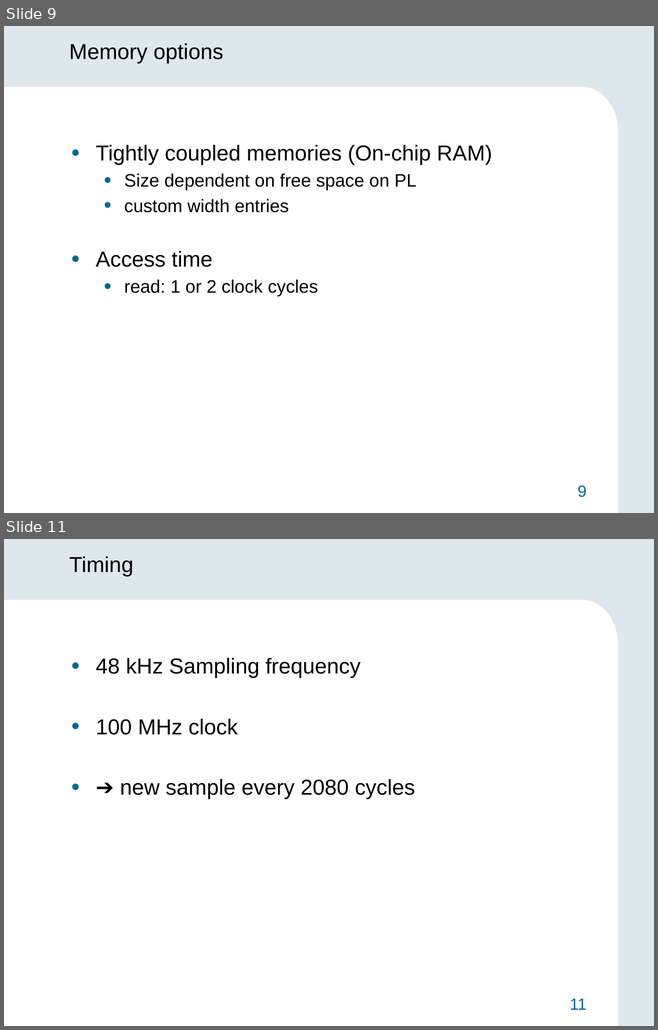
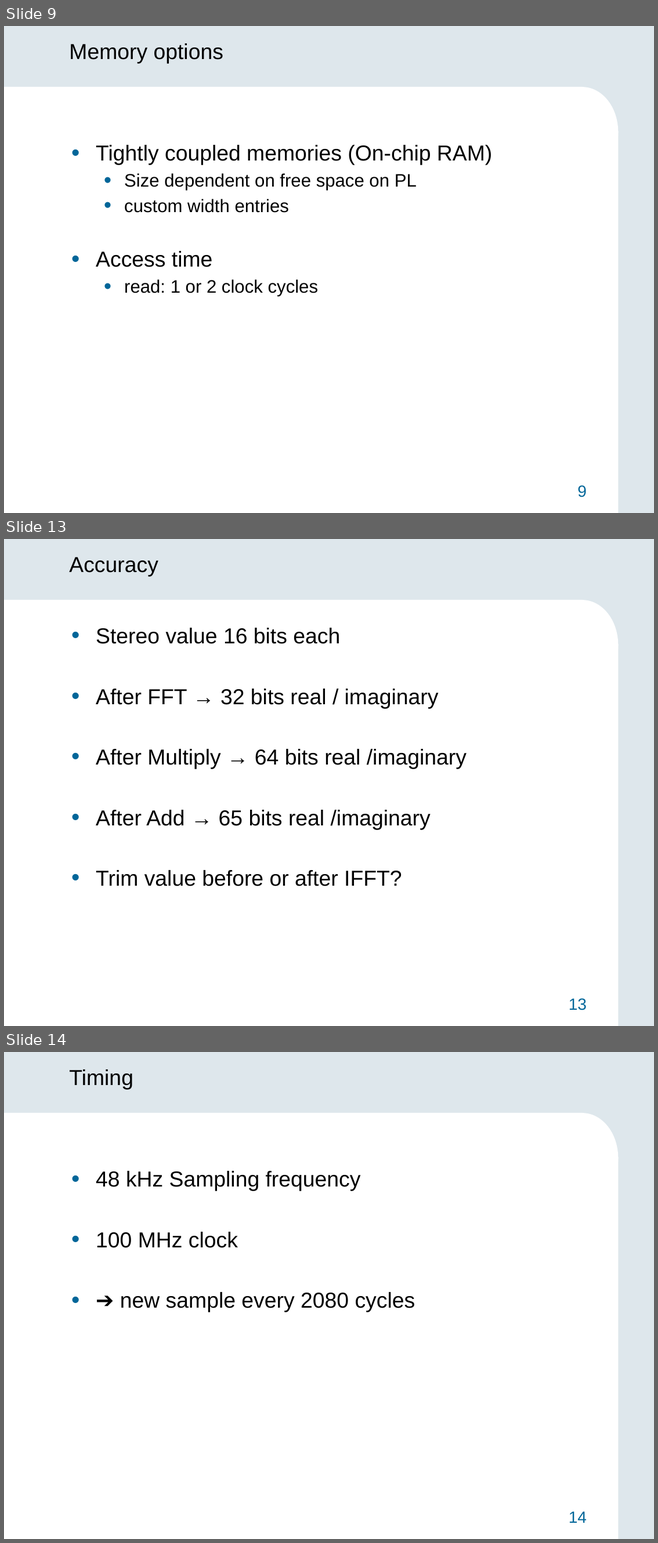
Before and after one commit to 1chor/hw_sw_codesign, a slide deck: Präsentation/Midterm_Präsentation.pptx. Shown one above the other, each under a label of ours: slides 9 and 11 before the commit, slides 9, 13 and 14 after it; the slides between them are not shown. The pictures are 658x1030 and 658x1543 pixels, drawn with LibreOffice and Linux fonts; fonts in the diff are those of the drawing; background and template pictures are left out. Boxes give left, top, right and bottom in pixels: in the first picture for what was removed or moved away, otherwise in the second. Text is boxed around its words. In the diff, an @@ line names an element or a change of style, - is before the commit and + after.

```diff
--- a/Präsentation/Midterm_Präsentation.pptx
+++ b/Präsentation/Midterm_Präsentation.pptx
@@ slide 13 added at [4,539,654,1026], background #DEE7EC; not listed: 4 template elements that a slide beside it also shows @@
@@ title added at [69,557,158,576], 24 pt, text #000000 @@
+Accuracy
@@ text added at [96,628,466,886], 24 pt, text #000000 @@
+• Stereo value 16 bits each
+• After FFT → 32 bits real / imaginary
+• After Multiply → 64 bits real /imaginary
+• After Add → 65 bits real /imaginary
+• Trim value before or after IFFT?
@@ what was slide 11 is now slide 14 @@
@@ page number at [568,1511,586,1523]: text changed @@
-11
+14
```
Also in this commit, not shown: 5 slides changed, 4 other slides added, 6 slides removed, 2 other files.
